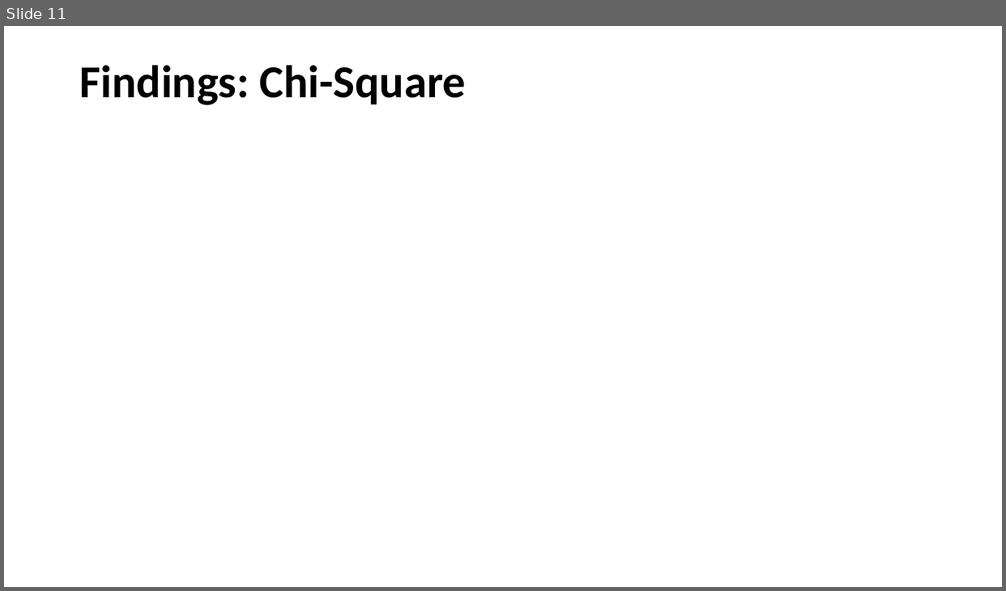
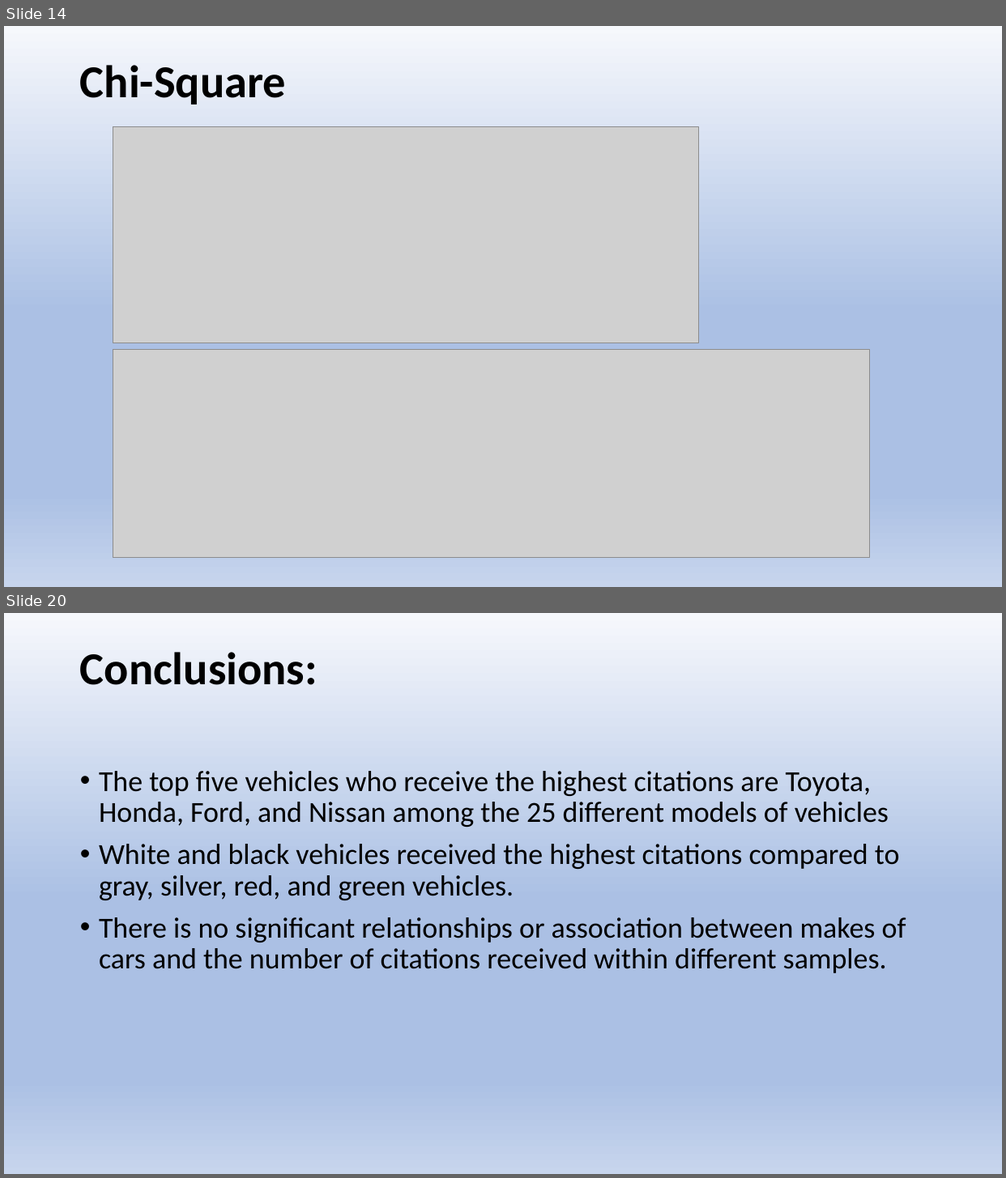
Before and after one commit to chele0630/Team3_Project1, a slide deck: Citation_Py_PPT.pptx. Shown one above the other, each under a label of ours: slide 11 before the commit, slides 14 and 20 after it; the slides between them are not shown. The pictures are 1006x591 and 1006x1178 pixels, drawn with LibreOffice and Linux fonts; fonts in the diff are those of the drawing; grey boxes stand for pictures. Boxes give left, top, right and bottom in pixels: in the first picture for what was removed or moved away, otherwise in the second. Text is boxed around its words. In the diff, an @@ line names an element or a change of style, - is before the commit and + after.

```diff
--- a/Citation_Py_PPT.pptx
+++ b/Citation_Py_PPT.pptx
@@ slide 20 added at (x1=4, y1=613, x2=1002, y2=1174), background gradient #F6F8FC to #ABC0E4 to #C7D5ED @@
@@ title added at (x1=80, y1=652, x2=317, y2=685), 44 pt, text #000000, bold @@
+Conclusions:
@@ text added at (x1=99, y1=771, x2=906, y2=973), 28 pt, text #000000 @@
+• The top five vehicles who receive the highest citations are Toyota, Honda, Ford, and Nissan among the 25 different models of vehicles
+• White and black vehicles received the highest citations compared to gray, silver, red, and green vehicles.
+• There is no significant relationships or association between makes of cars and the number of citations received within different samples.
@@ what was slide 11 is now slide 14 @@
@@ slide 14 changed as well @@
@@ background #FFFFFF to gradient #F6F8FC to #ABC0E4 to #C7D5ED @@
@@ title at (x1=80, y1=65, x2=286, y2=105): text changed @@
-Findings: Chi-Square
+Chi-Square
@@ picture added at (x1=113, y1=127, x2=699, y2=344) @@
@@ picture added at (x1=113, y1=349, x2=870, y2=557) @@
```
Also in this commit, not shown: 8 other slides changed, 11 other slides added, 8 slides removed.
